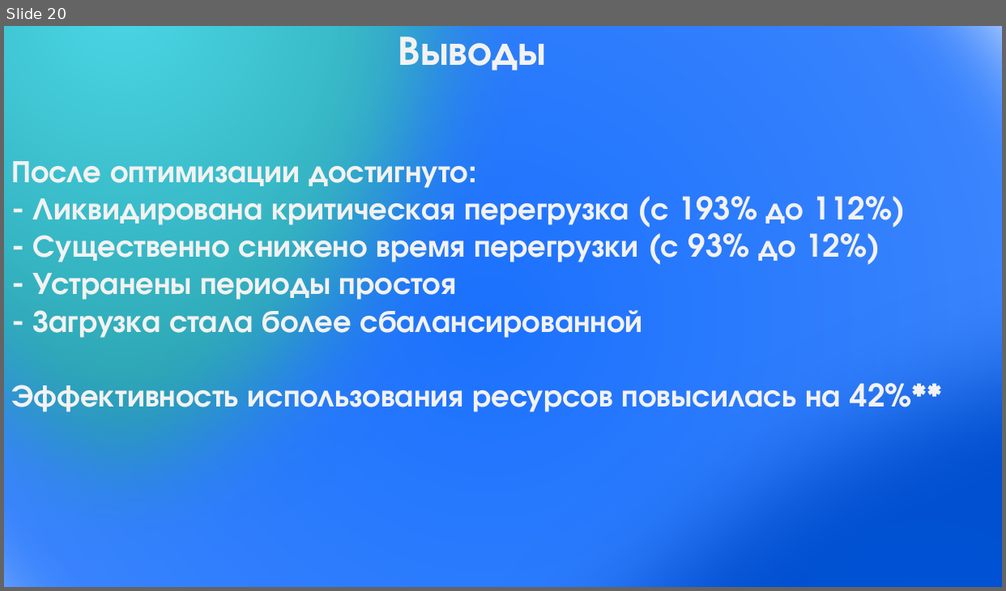
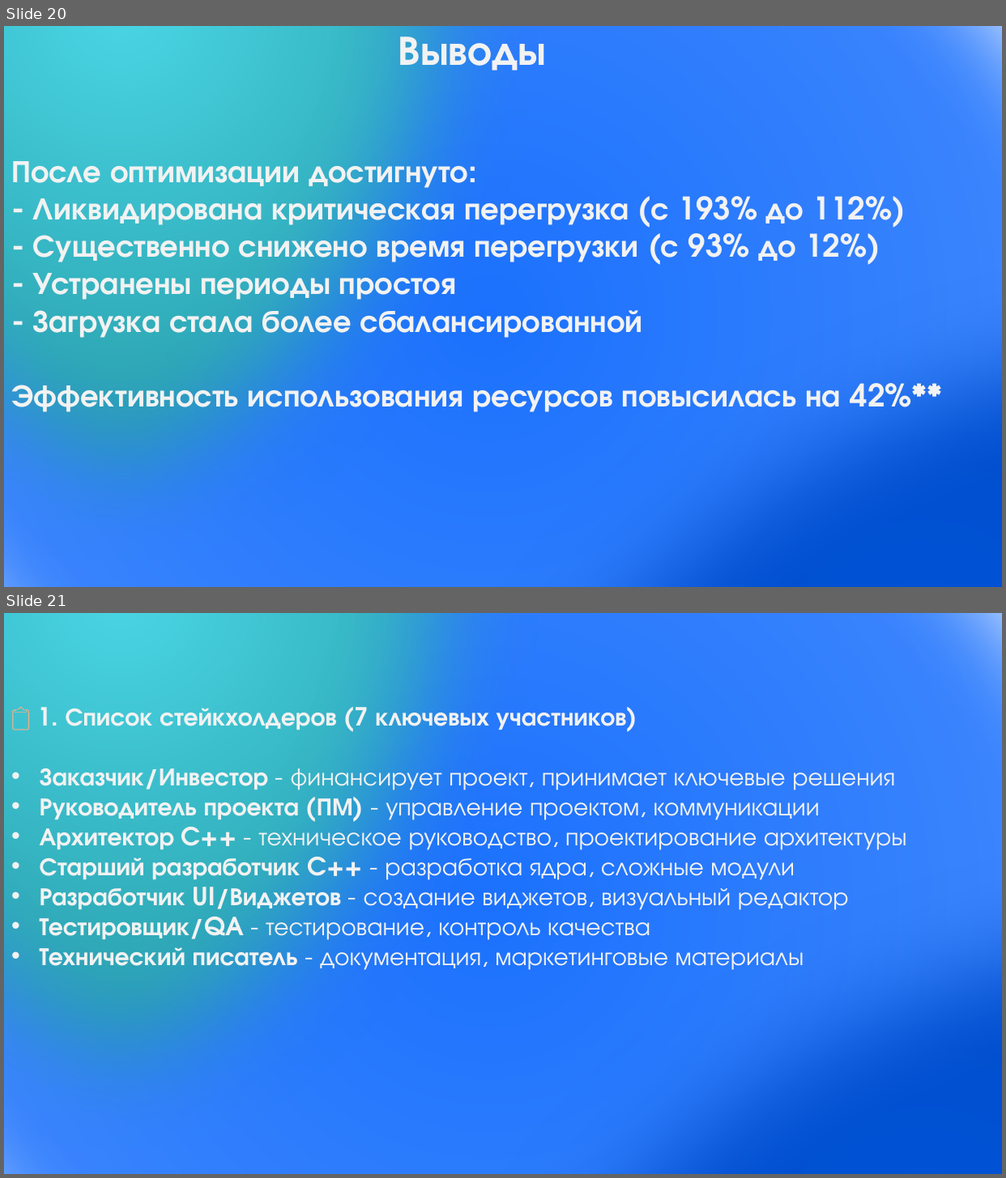
Before and after one commit to HozainFermi/upp, a slide deck: Презентация1.pptx. Shown one above the other, each under a label of ours: slide 20 before the commit, slides 20 and 21 after it. The pictures are 1006x591 and 1006x1178 pixels, drawn with LibreOffice and Linux fonts; fonts in the diff are those of the drawing. Boxes give left, top, right and bottom in pixels: in the first picture for what was removed or moved away, otherwise in the second. Text is boxed around its words. In the diff, an @@ line names an element or a change of style, - is before the commit and + after.

```diff
--- a/Презентация1.pptx
+++ b/Презентация1.pptx
@@ slide 21 added at (4,613,1002,1174), background #FFFFFF @@
@@ ellipse added at (4,613,1002,1174), fill gradient #002D76 to #1B71FD to #72A7FE, outline #43739E 1 pt @@
@@ ellipse added at (4,613,550,1174), fill gradient #4AD6E5 to #137C87, outline #43739E 1 pt @@
@@ ellipse added at (245,657,1002,1174), fill gradient #156EFF to #0153D9 to #0046B8, outline #43739E 1 pt @@
@@ text added at (37,707,906,970), 24 pt, text #F2F2F2 @@
+📋 1. Список стейкхолдеров (7 ключевых участников)
+• Заказчик/Инвестор - финансирует проект, принимает ключевые решения
+• Руководитель проекта (ПМ) - управление проектом, коммуникации
+• Архитектор C++ - техническое руководство, проектирование архитектуры
+• Старший разработчик C++ - разработка ядра, сложные модули
+• Разработчик UI/Виджетов - создание виджетов, визуальный редактор
+• Тестировщик/QA - тестирование, контроль качества
+• Технический писатель - документация, маркетинговые материалы
```
Also in this commit, not shown: 13 other slides added, 2 other files.
